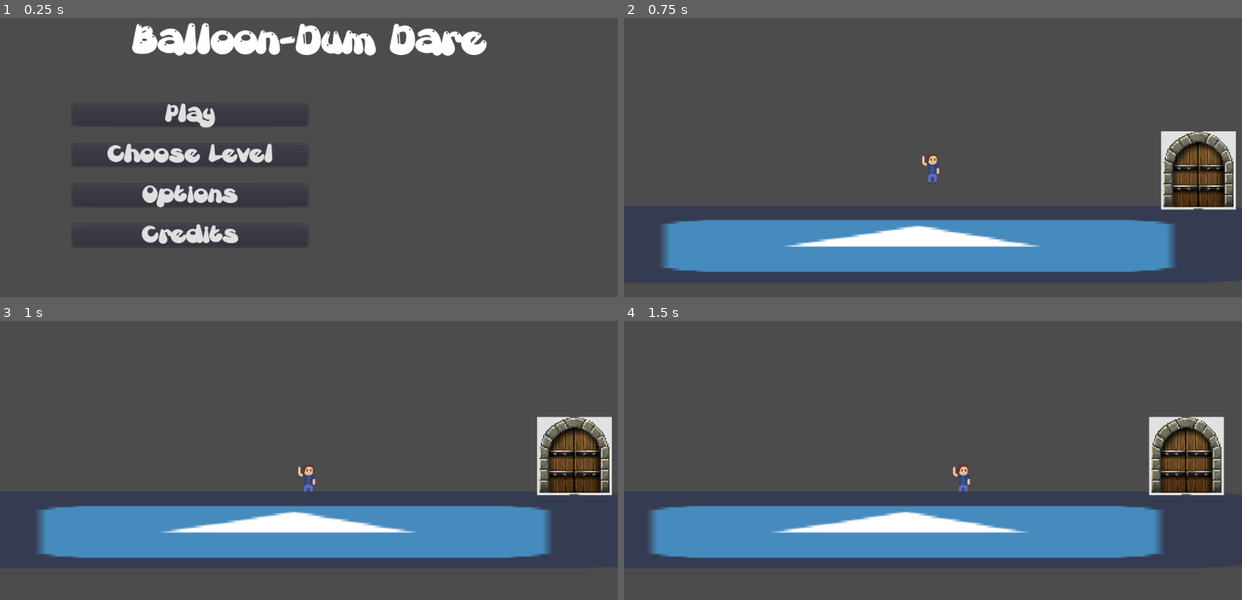
Above: before the commit, frames 1-4 (two rows, left to right).
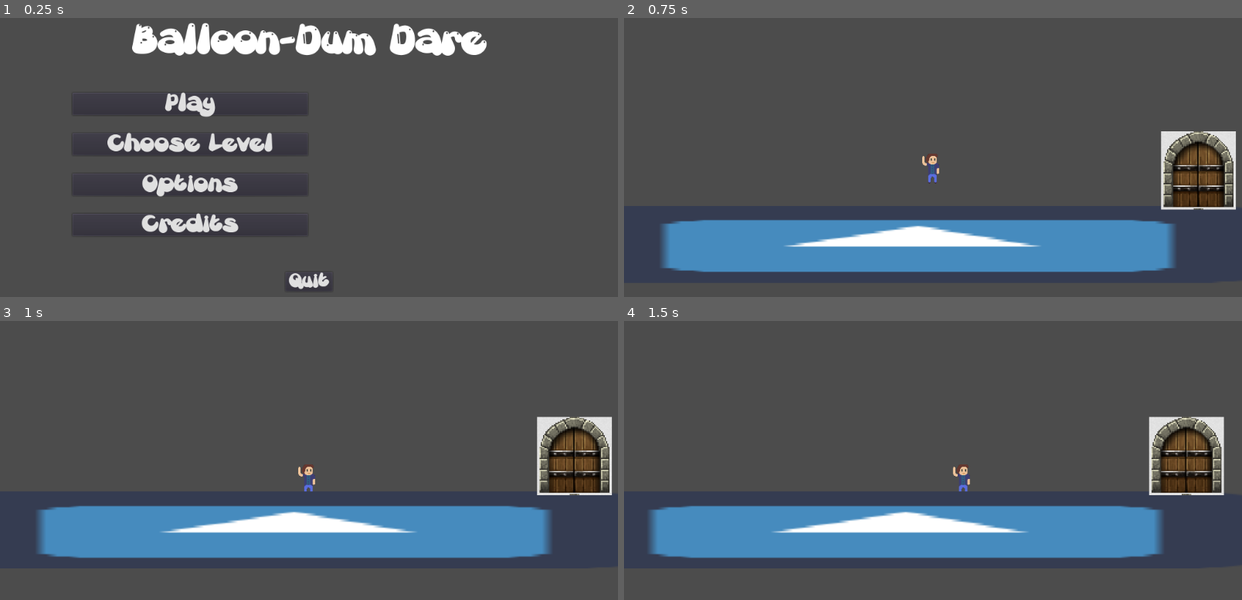
Above: after the commit, the same moments.

Repository: LeandreLPP/BalloonDumDare
Game: Godot game, scene res://Scenes/MainMenuScene.tscn
Same seed, same stepped clock (60 frames per second), same inputs: the game is played once before the commit and once after it. The engine's default icon, where the game draws it, is replaced by a stand-in: a white triangle on a blue panel in a dark square. Sound files missing from this copy of the repository are replaced by a short silence.
Inputs (mouse positions are in pixels of both pictures, inside the frame that each line leads up to):
- Up to frame 1 (0.25 s): no input
- Up to frame 2 (0.75 s): click "Play" at 0.5 s
- Up to frame 3 (1 s): no input
- Up to frame 4 (1.5 s): tap Enter at 1.25 s; move the mouse to (1068, 443) at 1.27 s; hold Right (move_right) from 1.28 s (still down); right-click (1068, 443) at 1.35 s

The runs differ from the first frame. In frame 1, 5.2% of the frame differs, in the area x 11-54%, y 26-98%; in frame 2, nothing differs; in frame 3, nothing differs; in frame 4, nothing differs.

Commit message:
Added quit button

Diff:
--- a/Scenes/MainMenuScene.gd
+++ b/Scenes/MainMenuScene.gd
@@ -14,3 +14,6 @@
 
 func _on_CreditsButton_pressed():
 	LevelManager.goto_credit_scene()
+
+func _on_QuitButton_pressed():
+	get_tree().quit()
--- a/Scenes/MainMenuScene.tscn
+++ b/Scenes/MainMenuScene.tscn
@@ -20,13 +20,20 @@
 font_data = ExtResource( 3 )
 _sections_unfolded = [ "Font", "Settings" ]
 
-[node name="MainMenuScene" type="Node"]
+[sub_resource type="DynamicFont" id=3]
+
+size = 25
+use_mipmaps = false
+use_filter = false
+font_data = ExtResource( 3 )
+_sections_unfolded = [ "Font", "Settings" ]
+
+[node name="MainMenuScene" type="Node" index="0"]
 
 script = ExtResource( 1 )
 
 [node name="MainMenu" type="MarginContainer" parent="." index="0"]
 
-editor/display_folded = true
 anchor_left = 0.0
 anchor_top = 0.0
 anchor_right = 1.0
@@ -86,13 +93,14 @@
 
 [node name="HBoxContainer" type="HBoxContainer" parent="MainMenu/VBoxContainer" index="1"]
 
+editor/display_folded = true
 anchor_left = 0.0
 anchor_top = 0.0
 anchor_right = 0.0
 anchor_bottom = 0.0
 margin_top = 55.0
 margin_right = 784.0
-margin_bottom = 440.0
+margin_bottom = 404.0
 rect_pivot_offset = Vector2( 0, 0 )
 rect_clip_content = false
 mouse_filter = 1
@@ -104,13 +112,14 @@
 
 [node name="VBoxContainer" type="VBoxContainer" parent="MainMenu/VBoxContainer/HBoxContainer" index="0"]
 
-anchor_left = 0.0
-anchor_top = 0.0
-anchor_right = 0.0
-anchor_bottom = 0.0
-margin_top = 73.0
-margin_right = 390.0
-margin_bottom = 311.0
+editor/display_folded = true
+anchor_left = 0.0
+anchor_top = 0.0
+anchor_right = 0.0
+anchor_bottom = 0.0
+margin_top = 55.0
+margin_right = 390.0
+margin_bottom = 293.0
 rect_pivot_offset = Vector2( 0, 0 )
 rect_clip_content = false
 mouse_filter = 1
@@ -229,7 +238,7 @@
 anchor_bottom = 0.0
 margin_left = 394.0
 margin_right = 784.0
-margin_bottom = 385.0
+margin_bottom = 349.0
 rect_pivot_offset = Vector2( 0, 0 )
 rect_clip_content = false
 mouse_filter = 0
@@ -238,6 +247,33 @@
 size_flags_vertical = 1
 _sections_unfolded = [ "Size Flags" ]
 
+[node name="QuitButton" type="Button" parent="MainMenu/VBoxContainer" index="2"]
+
+anchor_left = 0.0
+anchor_top = 0.0
+anchor_right = 0.0
+anchor_bottom = 0.0
+margin_left = 353.0
+margin_top = 408.0
+margin_right = 431.0
+margin_bottom = 440.0
+rect_pivot_offset = Vector2( 0, 0 )
+rect_clip_content = false
+focus_mode = 2
+mouse_filter = 0
+mouse_default_cursor_shape = 0
+size_flags_horizontal = 4
+size_flags_vertical = 1
+custom_fonts/font = SubResource( 3 )
+toggle_mode = false
+enabled_focus_mode = 2
+shortcut = null
+group = null
+text = "Quit"
+flat = false
+align = 1
+_sections_unfolded = [ "Size Flags" ]
+
 [connection signal="pressed" from="MainMenu/VBoxContainer/HBoxContainer/VBoxContainer/PlayButton" to="." method="_on_PlayButton_pressed"]
 
 [connection signal="pressed" from="MainMenu/VBoxContainer/HBoxContainer/VBoxContainer/LevelButton" to="." method="_on_LevelButton_pressed"]
@@ -245,3 +281,5 @@
 [connection signal="pressed" from="MainMenu/VBoxContainer/HBoxContainer/VBoxContainer/OptionsButton" to="." method="_on_OptionsButton_pressed"]
 
 [connection signal="pressed" from="MainMenu/VBoxContainer/HBoxContainer/VBoxContainer/CreditsButton" to="." method="_on_CreditsButton_pressed"]
+
+[connection signal="pressed" from="MainMenu/VBoxContainer/QuitButton" to="." method="_on_QuitButton_pressed"]
Not shown: 1 places in Scenes/MainMenuScene.tscn that only renumber resources
